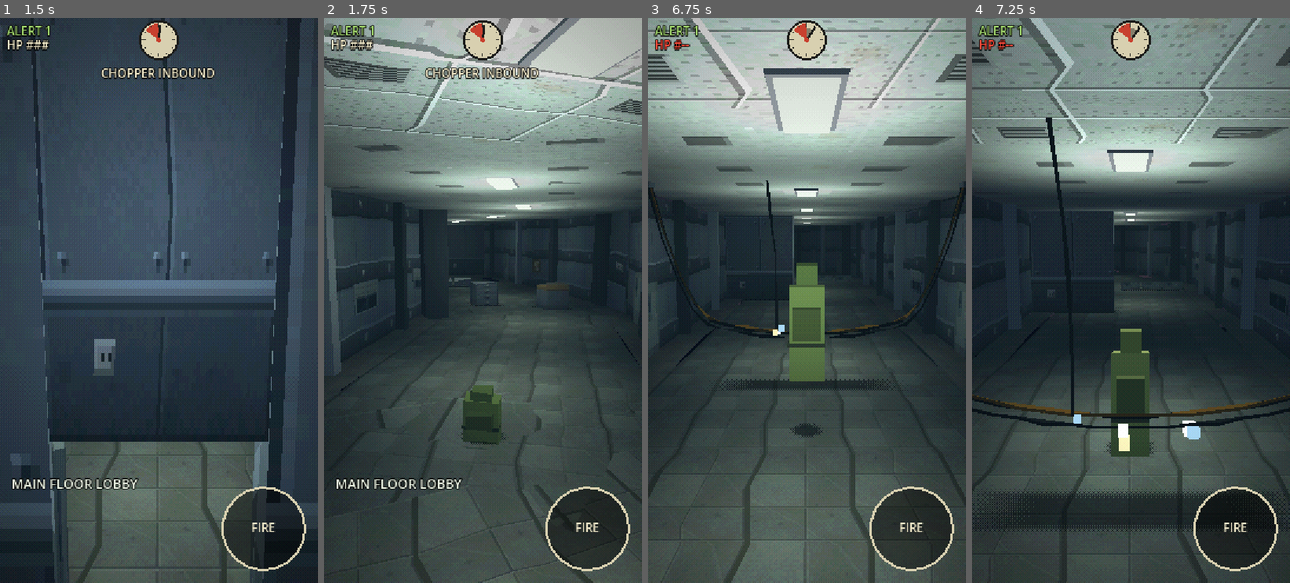
Above: before the commit, frames 1-4 (left to right).
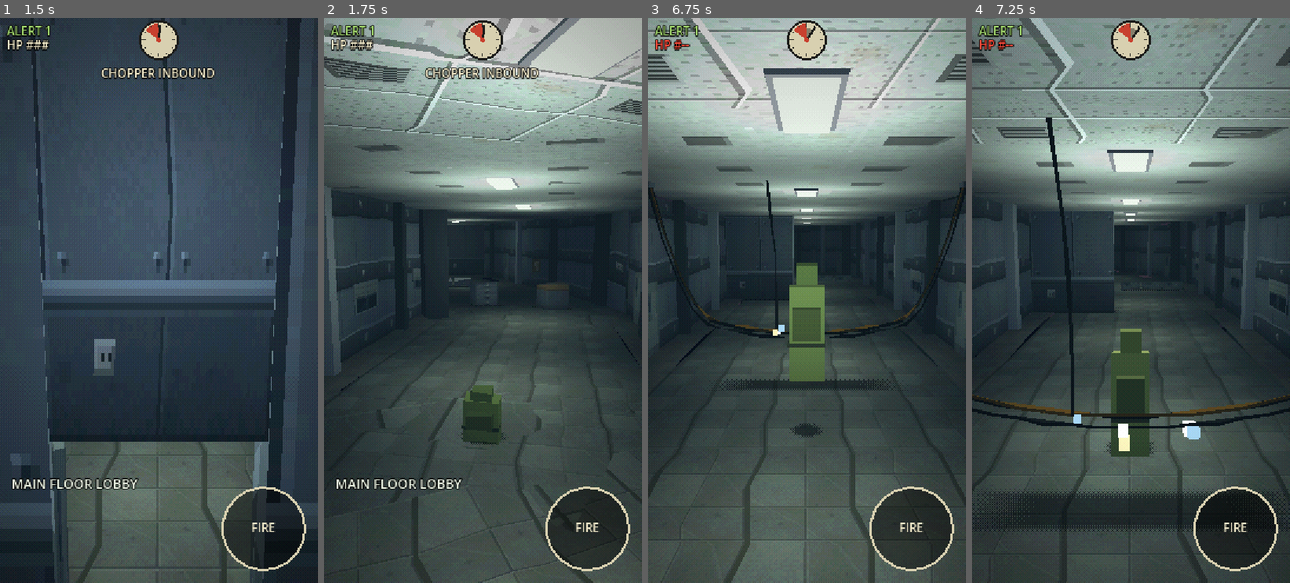
Above: after the commit, the same moments.

Repository: lhunt-gdev/get-to-the-chopper-test
Game: Godot game, scene res://game/levels/prototype_slice/prototype_slice.tscn
Two runs of this game, one before a commit and one after it. Both use one fixed random seed, a clock stepped at 60 frames per second and the inputs below.
Inputs (mouse positions are in pixels of both pictures, inside the frame that each line leads up to):
- Up to frame 1 (1.5 s): tap Enter (ui_accept) at 0.5, 0.77 s; move the mouse to (228, 272) at 0.52 s; hold Right (ui_right) 0.53-1.25 s; click (228, 272) at 0.67 s; drag from (95, 328) to (143, 413) at 1.27 s
- Up to frame 2 (1.75 s): no input
- Up to frame 3 (6.75 s): move the mouse to (838, 176) at 2.02 s; hold Right (ui_right) 2.03-2.75 s; drag from (791, 413) to (711, 215) at 2.77 s; move the mouse to (902, 385) at 3.52 s; hold Left (ui_left) 3.53-4.25 s; tap Enter (ui_accept) at 3.77 s; drag from (711, 215) to (759, 159) at 4.27 s; move the mouse to (822, 300) at 5.02 s; hold Down (ui_down) 5.03-5.75 s; click (822, 300) at 5.17 s; drag from (759, 159) to (743, 328) at 5.77 s; move the mouse to (876, 272) at 6.52 s; hold Up (ui_up) from 6.53 s (still down)
- Up to frame 4 (7.25 s): keep holding Up (ui_up); tap Enter (ui_accept) at 6.77 s

Frame 1 is identical in both runs. In frame 2, 1.1% of the frame differs, in the area x 38-83%, y 34-52%; in frame 3, 0.6%; in frame 4, 10%, in the area x 0-100%, y 28-63%.

Commit message:
Web audio: stream playback, everything through Master
- The web build used Godot's "Sample" playback, where the browser plays
  each sound. Traced on the live site: the buses the game created at
  runtime scrambled the routing into a loop, so no sound reached the
  speakers, and loops never looped (they were restarted instead).
- Web now uses "Stream" playback (Godot mixes and streams the result, as
  on desktop) with 80 ms of output buffer.
- No buses are created at runtime: everything plays through Master, with
  each part's volume (effects, ambience, music, UI) applied per sound.

Co-Authored-By: Claude Opus 5.5 <noreply@anthropic.com>

Diff:
--- a/game/audio/audio_director.gd
+++ b/game/audio/audio_director.gd
@@ -7,7 +7,6 @@
 ## SoundBank builds sounds in code. Here the building is spread over frames (a few milliseconds
 ## each) from the moment the level loads, so the opening pan hides it and nothing stutters.
 
-const BUSES := ["Sfx", "Ambience", "Music", "UI"]
 ## Ambience per area theme.
 const AREA_AMBIENCE := {"office": "amb_office", "tunnel": "amb_tunnel", "rooftops": "amb_roof",
 		"helipad": "amb_roof", "compound": "amb_roof", "gate": "amb_roof"}
@@ -29,29 +28,19 @@
 
 
 func _ready() -> void:
-	for bus in BUSES:
-		if AudioServer.get_bus_index(bus) < 0:
-			AudioServer.add_bus()
-			AudioServer.set_bus_name(AudioServer.bus_count - 1, bus)
-			AudioServer.set_bus_send(AudioServer.bus_count - 1, "Master")
-	_set_volumes()
 	for i in 12:
 		var p := AudioStreamPlayer.new()
-		p.bus = "Sfx"
 		add_child(p)
 		_pool.append(p)
 	for i in 2:
 		var a := AudioStreamPlayer.new()
-		a.bus = "Ambience"
 		a.volume_db = -80.0
 		add_child(a)
 		_amb.append(a)
 	_cctv = AudioStreamPlayer.new()
-	_cctv.bus = "Ambience"
 	add_child(_cctv)
 	for m in ["music_tension", "music_alert"]:
 		var mp := AudioStreamPlayer.new()
-		mp.bus = "Music"
 		mp.volume_db = -80.0
 		add_child(mp)
 		_music[m] = mp
@@ -64,11 +53,18 @@
 	_world = world
 
 
-func _set_volumes() -> void:
-	var vols := {"Sfx": tuning.sfx_volume_db, "Ambience": tuning.ambience_volume_db,
-			"Music": tuning.music_volume_db, "UI": tuning.ui_volume_db}
-	for bus in vols:
-		AudioServer.set_bus_volume_db(AudioServer.get_bus_index(bus), vols[bus])
+## How loud each part of the mix is (dB). Everything plays through the Master bus: buses added
+## at runtime scramble the web build's audio routing (sounds reached nothing), so each category's
+## volume is applied per sound instead.
+func _mix(part: String) -> float:
+	match part:
+		"Ambience":
+			return tuning.ambience_volume_db
+		"Music":
+			return tuning.music_volume_db
+		"UI":
+			return tuning.ui_volume_db
+	return tuning.sfx_volume_db
 
 
 ## Queue a sound to be built in the background (if it isn't already).
@@ -91,13 +87,13 @@
 
 
 ## A one-shot, heard the same wherever you are. pitch_jitter: random +/- pitch, so repeats vary.
-func play(name: String, volume_db: float = 0.0, pitch_jitter: float = 0.0, bus: String = "Sfx") -> void:
+## `part`: which part of the mix it belongs to (its volume, see _mix).
+func play(name: String, volume_db: float = 0.0, pitch_jitter: float = 0.0, part: String = "Sfx") -> void:
 	var p := _free_player()
 	if p == null:
 		return
 	p.stream = SoundBank.get_stream(name)
-	p.bus = bus
-	p.volume_db = volume_db
+	p.volume_db = volume_db + _mix(part)
 	p.pitch_scale = 1.0 + randf_range(-pitch_jitter, pitch_jitter)
 	p.play()
 
@@ -109,8 +105,7 @@
 		return
 	var p := AudioStreamPlayer3D.new()
 	p.stream = SoundBank.get_stream(name)
-	p.bus = "Sfx"
-	p.volume_db = volume_db
+	p.volume_db = volume_db + _mix("Sfx")
 	p.unit_size = 6.0
 	p.max_distance = max_distance
 	p.pitch_scale = 1.0 + randf_range(-pitch_jitter, pitch_jitter)
@@ -127,8 +122,7 @@
 func attach_loop(node: Node3D, name: String, volume_db: float = 0.0, max_distance: float = 15.0, unit_size: float = 3.0) -> AudioStreamPlayer3D:
 	var p := AudioStreamPlayer3D.new()
 	p.stream = SoundBank.get_stream(name)
-	p.bus = "Sfx"
-	p.volume_db = volume_db
+	p.volume_db = volume_db + _mix("Sfx")
 	p.unit_size = unit_size
 	p.max_distance = max_distance
 	node.add_child(p)
@@ -155,7 +149,7 @@
 		var p := _amb[i]
 		if not p.playing:
 			continue
-		var target := 0.0 if i == _amb_active else -80.0
+		var target := _mix("Ambience") if i == _amb_active else -80.0
 		p.volume_db = move_toward(p.volume_db, target, delta * 40.0)
 		if p.volume_db <= -79.0 and i != _amb_active:
 			p.stop()
@@ -165,7 +159,7 @@
 func set_cctv(on: bool) -> void:
 	if on and not _cctv.playing:
 		_cctv.stream = SoundBank.get_stream("amb_cctv")
-		_cctv.volume_db = -6.0
+		_cctv.volume_db = -6.0 + _mix("Ambience")
 		_cctv.play()
 	elif not on and _cctv.playing:
 		_cctv.stop()
@@ -194,7 +188,7 @@
 		var p: AudioStreamPlayer = _music[m]
 		if not p.playing:
 			continue
-		var target := 0.0 if m == _music_on else -80.0
+		var target := _mix("Music") if m == _music_on else -80.0
 		p.volume_db = move_toward(p.volume_db, target, delta * (30.0 if m == _music_on else 25.0))
 		if p.volume_db <= -79.0 and m != _music_on:
 			p.stop()
--- a/project.godot
+++ b/project.godot
@@ -9,6 +9,14 @@
 config/description="PS1-style mobile escape action game. Proof-of-concept build."
 run/main_scene="res://game/levels/prototype_slice/prototype_slice.tscn"
 config/features=PackedStringArray("4.7", "GL Compatibility")
+
+[audio]
+
+; Web: Godot mixes the sound itself and streams it out ("Stream"), as on desktop. Its default
+; on the web ("Sample", the browser plays each sound) never looped loops and, with our buses,
+; routed every sound to nothing.
+general/default_playback_type.web=0
+driver/output_latency.web=80
 
 [autoload]
 
Not shown, changed: docs/design/decision-log.md
